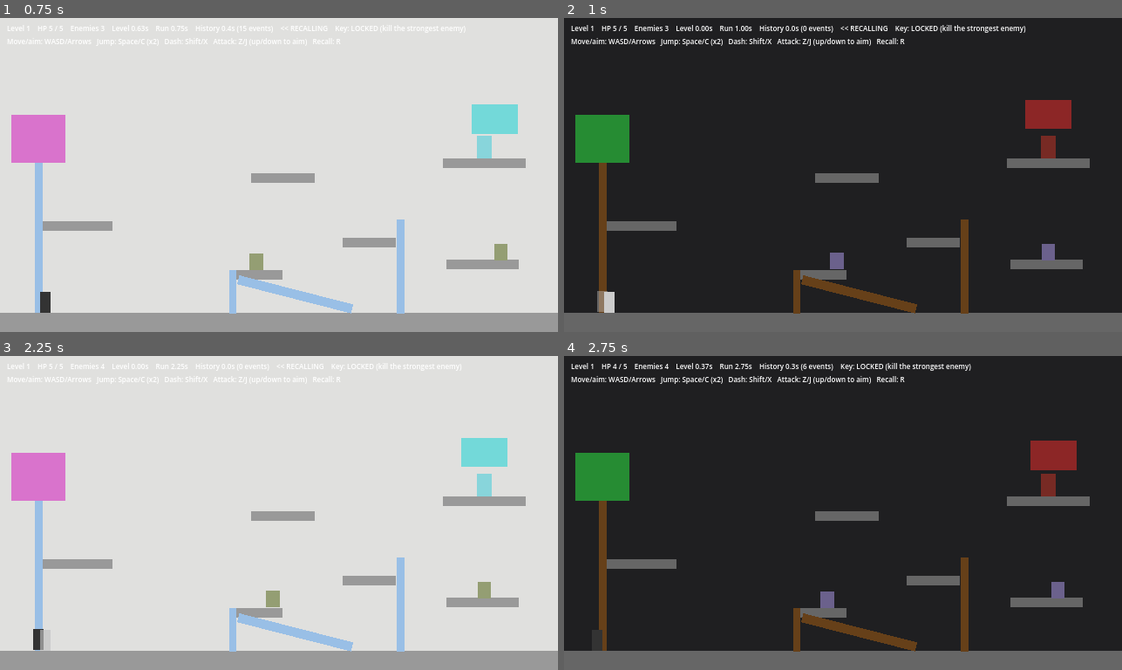
Above: before the commit, frames 1-4 (two rows, left to right).
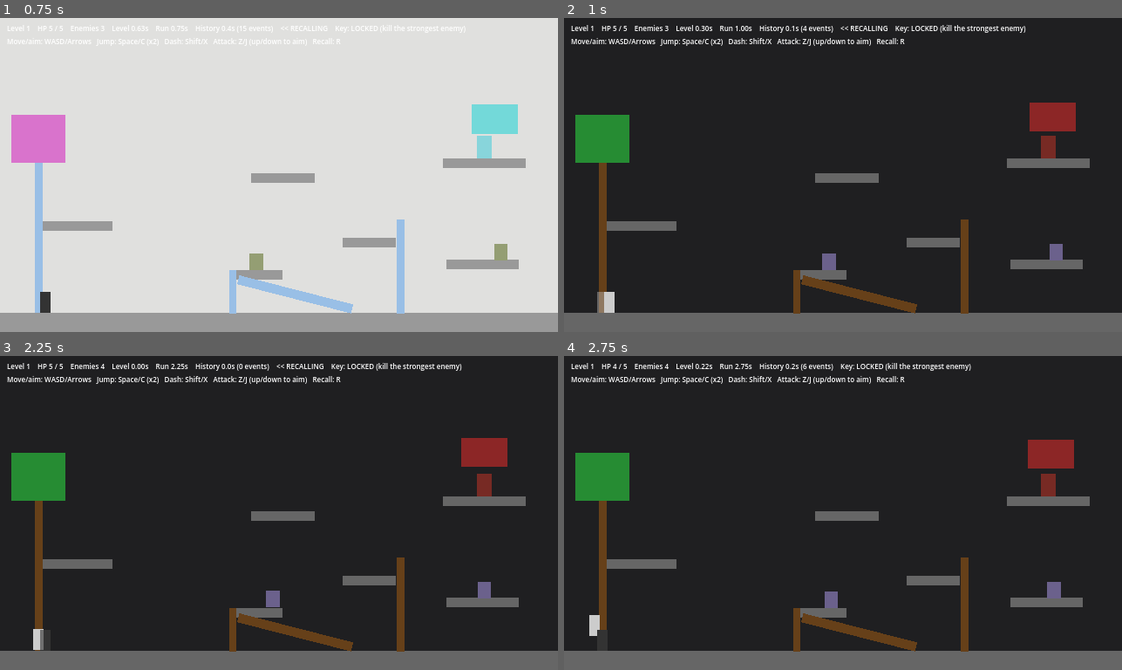
Above: after the commit, the same moments.

Repository: jmy0713/CreativeJam26
Game: Godot game, scene res://scenes/levels/level_1.tscn
Two runs of this game, one before a commit and one after it. Both use one fixed random seed, a clock stepped at 60 frames per second and the inputs below.
Inputs:
- Up to frame 1 (0.75 s): tap Enter at 0.5 s; hold D (move_right) from 0.53 s (still down); tap R (recall) at 0.6 s
- Up to frame 2 (1 s): keep holding D (move_right); tap Space (jump) at 0.77 s
- Up to frame 3 (2.25 s): tap Z (attack) at 1.35 s; tap Space (jump) at 1.52, 2 s; tap R (recall) at 1.55 s; release D (move_right) at 2.03 s; hold A (move_left) from 2.03 s (still down); tap Shift (dash) at 2.1 s
- Up to frame 4 (2.75 s): keep holding A (move_left); tap R (recall) at 2.3 s

Frame 1 is identical in both runs. In frame 2, 0.6% of the frame differs, in the area x 5-92%, y 2-94%; in frame 3, 100%, in the area x 0-100%, y 0-100%; in frame 4, 0.5%.

Commit message:
fix recall and reduce recall

Diff:
--- a/scenes/enemies/fireball.tscn
+++ b/scenes/enemies/fireball.tscn
@@ -20,5 +20,3 @@
 offset_bottom = 4.44
 mouse_filter = 2
 color = Color(1, 0.45, 0.1, 1)
-
-[node name="LifeTimer" type="Timer" parent="."]
--- a/scenes/enemies/vinyl.tscn
+++ b/scenes/enemies/vinyl.tscn
@@ -30,5 +30,3 @@
 offset_bottom = 1.66
 mouse_filter = 2
 color = Color(1, 0.15, 0.65, 1)
-
-[node name="LifeTimer" type="Timer" parent="."]
--- a/scripts/autoload/recall.gd
+++ b/scripts/autoload/recall.gd
@@ -58,7 +58,7 @@
 	var from_tick: int
 	var to_tick: int
 
-@export var recall_seconds := 5.0
+@export var recall_seconds := 2.0
 ## Real time the rewind takes for a full `recall_seconds` rewind.
 @export var playback_seconds := 1.5
 ## Frozen (screen inverted) for this long before the rewind starts...
@@ -161,6 +161,22 @@
 	_last_sample_ticks[node] = GameManager.timeline_tick
 
 
+## Push a sample for `node` right now, off the regular interval — e.g. just
+## before a projectile vanishes, so the rewind path starts exactly where it hit.
+func sample_now(node: Node) -> void:
+	if is_recalling:
+		return
+	_record_sample(node)
+
+
+## Forget a recordable that's about to be freed. Only safe once no event on
+## the stack references it any more.
+func untrack(node: Node) -> void:
+	_last_samples.erase(node)
+	_last_sample_ticks.erase(node)
+	_segments.erase(node)
+
+
 func stack_size() -> int:
 	return _stack.size()
 
@@ -190,23 +206,27 @@
 
 
 func _record_samples() -> void:
-	var now := GameManager.timeline_tick
 	for node in _recordables():
 		if not node.is_inside_tree() or node.get(&"alive") == false:
 			continue
-		var sample: Dictionary = node.recall_sample()
-		var previous: Dictionary = _last_samples.get(node, sample)
-		var previous_tick: int = _last_sample_ticks.get(node, now)
-		_last_sample_ticks[node] = now
-		if sample == previous:
-			continue
-		_last_samples[node] = sample
-		var event := Event.new()
-		event.tick = now
-		event.target = node
-		event.kind = &"sample"
-		event.data = {"sample": sample, "previous": previous, "previous_tick": previous_tick}
-		_stack.append(event)
+		_record_sample(node)
+
+
+func _record_sample(node: Node) -> void:
+	var now := GameManager.timeline_tick
+	var sample: Dictionary = node.recall_sample()
+	var previous: Dictionary = _last_samples.get(node, sample)
+	var previous_tick: int = _last_sample_ticks.get(node, now)
+	_last_sample_ticks[node] = now
+	if sample == previous:
+		return
+	_last_samples[node] = sample
+	var event := Event.new()
+	event.tick = now
+	event.target = node
+	event.kind = &"sample"
+	event.data = {"sample": sample, "previous": previous, "previous_tick": previous_tick}
+	_stack.append(event)
 
 
 # --- Recalling --------------------------------------------------------------
--- a/scripts/enemies/fireball.gd
+++ b/scripts/enemies/fireball.gd
@@ -1,43 +1,9 @@
 class_name Fireball
-extends Area2D
-## Fire projectile spawned by Dragon.gd. Flies in a straight line, damages
-## the player on contact, and disappears when it hits the world or times out.
-##
-## Not a recordable: it simply freezes along with the rest of the level while
-## the level's process_mode is disabled during a recall, and resumes after.
-
-@export var speed := 144.4
-@export var damage := 1
-@export var lifetime := 4.0
-
-var direction := Vector2.RIGHT
-
-@onready var _life_timer: Timer = $LifeTimer
+extends Projectile
+## Fire projectile spawned by Dragon.gd. See Projectile for flight, damage
+## and recall behavior.
 
 
-func _ready() -> void:
-	_life_timer.wait_time = lifetime
-	_life_timer.one_shot = true
-	_life_timer.timeout.connect(queue_free)
-	_life_timer.start()
-	body_entered.connect(_on_body_entered)
-
-
-## Point the fireball from `from_position` toward `target_position` and place it.
 func launch(from_position: Vector2, target_position: Vector2) -> void:
-	global_position = from_position
-	direction = (target_position - from_position).normalized()
-	if direction == Vector2.ZERO:
-		direction = Vector2.RIGHT
+	super(from_position, target_position)
 	rotation = direction.angle()
-
-
-func _physics_process(delta: float) -> void:
-	global_position += direction * speed * delta
-
-
-func _on_body_entered(body: Node) -> void:
-	var player := body as Player
-	if player and player.health > 0:
-		player.take_damage(damage, global_position)
-	queue_free()
--- /dev/null
+++ b/scripts/enemies/projectile.gd
@@ -0,0 +1,91 @@
+class_name Projectile
+extends Area2D
+## Base for enemy projectiles (Fireball, Vinyl). Flies in a straight line,
+## damages the player on contact, and vanishes when it hits the world or its
+## lifetime runs out.
+##
+## Recordable: position is sampled by Recall so a rewind flies it backwards
+## along its path. Vanishing never frees the node — it's hidden and pushes an
+## undo event, so rewinding past the hit brings it back. Rewinding past the
+## launch hides it again, and it's freed once that recall finishes.
+
+@export var speed := 144.4
+@export var damage := 1
+@export var lifetime := 4.0
+
+var direction := Vector2.RIGHT
+var alive := true
+
+var _launch_tick := 0
+## Set when a recall rewinds past the launch; freed when the recall ends.
+var _unlaunched := false
+
+
+func _ready() -> void:
+	add_to_group("recordable")
+	body_entered.connect(_on_body_entered)
+
+
+## Point the projectile from `from_position` toward `target_position` and
+## place it. Call after adding it to the tree.
+func launch(from_position: Vector2, target_position: Vector2) -> void:
+	global_position = from_position
+	direction = (target_position - from_position).normalized()
+	if direction == Vector2.ZERO:
+		direction = Vector2.RIGHT
+	_launch_tick = GameManager.timeline_tick
+	Recall.track(self)
+	Recall.record(self, &"launched", _unlaunch)
+
+
+func _physics_process(delta: float) -> void:
+	global_position += direction * speed * delta
+	if GameManager.ticks_since(_launch_tick) >= GameManager.seconds_to_ticks(lifetime):
+		_vanish()
+
+
+func _on_body_entered(body: Node) -> void:
+	if not alive:
+		return
+	var player := body as Player
+	if player and player.health > 0:
+		player.take_damage(damage, global_position)
+	_vanish()
+
+
+func _vanish() -> void:
+	if not alive:
+		return
+	# Sample the exact vanish point so the rewind path starts from here.
+	Recall.sample_now(self)
+	Recall.record(self, &"vanished", _set_alive.bind(true))
+	_set_alive(false)
+
+
+func _set_alive(value: bool) -> void:
+	alive = value
+	visible = value
+	set_deferred(&"monitoring", value)
+	set_physics_process(value)
+
+
+func _unlaunch() -> void:
+	_unlaunched = true
+	_set_alive(false)
+
+
+# --- Recall -----------------------------------------------------------------
+
+func recall_sample() -> Dictionary:
+	return {"position": global_position}
+
+
+func apply_recall_sample(sample: Dictionary) -> void:
+	global_position = sample.position
+
+
+func on_recall_finished() -> void:
+	if _unlaunched:
+		remove_from_group("recordable")
+		Recall.untrack(self)
+		queue_free()
--- a/scripts/enemies/vinyl.gd
+++ b/scripts/enemies/vinyl.gd
@@ -1,48 +1,15 @@
 class_name Vinyl
-extends Area2D
-## Vinyl record projectile thrown by DJ.gd. Flies in a straight line, spins
-## for show, damages the player on contact, and disappears when it hits the
-## world or times out.
-##
-## Not a recordable: it simply freezes along with the rest of the level while
-## the level's process_mode is disabled during a recall, and resumes after.
+extends Projectile
+## Vinyl record projectile thrown by DJ.gd. See Projectile for flight, damage
+## and recall behavior; this just spins the disc for show.
 
-@export var speed := 177.8
-@export var damage := 1
-@export var lifetime := 4.0
 ## Purely cosmetic — how fast the disc spins as it flies, in radians/sec.
 @export var spin_speed := 16.0
 
-var direction := Vector2.RIGHT
-
-@onready var _life_timer: Timer = $LifeTimer
 @onready var _spin_visual: Node2D = $SpinVisual
 
 
-func _ready() -> void:
-	_life_timer.wait_time = lifetime
-	_life_timer.one_shot = true
-	_life_timer.timeout.connect(queue_free)
-	_life_timer.start()
-	body_entered.connect(_on_body_entered)
-
-
-## Point the vinyl from `from_position` toward `target_position` and place it.
-func launch(from_position: Vector2, target_position: Vector2) -> void:
-	global_position = from_position
-	direction = (target_position - from_position).normalized()
-	if direction == Vector2.ZERO:
-		direction = Vector2.RIGHT
-
-
 func _physics_process(delta: float) -> void:
-	global_position += direction * speed * delta
+	super(delta)
 	if _spin_visual:
 		_spin_visual.rotation += spin_speed * delta
-
-
-func _on_body_entered(body: Node) -> void:
-	var player := body as Player
-	if player and player.health > 0:
-		player.take_damage(damage, global_position)
-	queue_free()
Not shown, added: scripts/enemies/projectile.gd.uid
Not shown, changed: ARCHITECTURE.md
